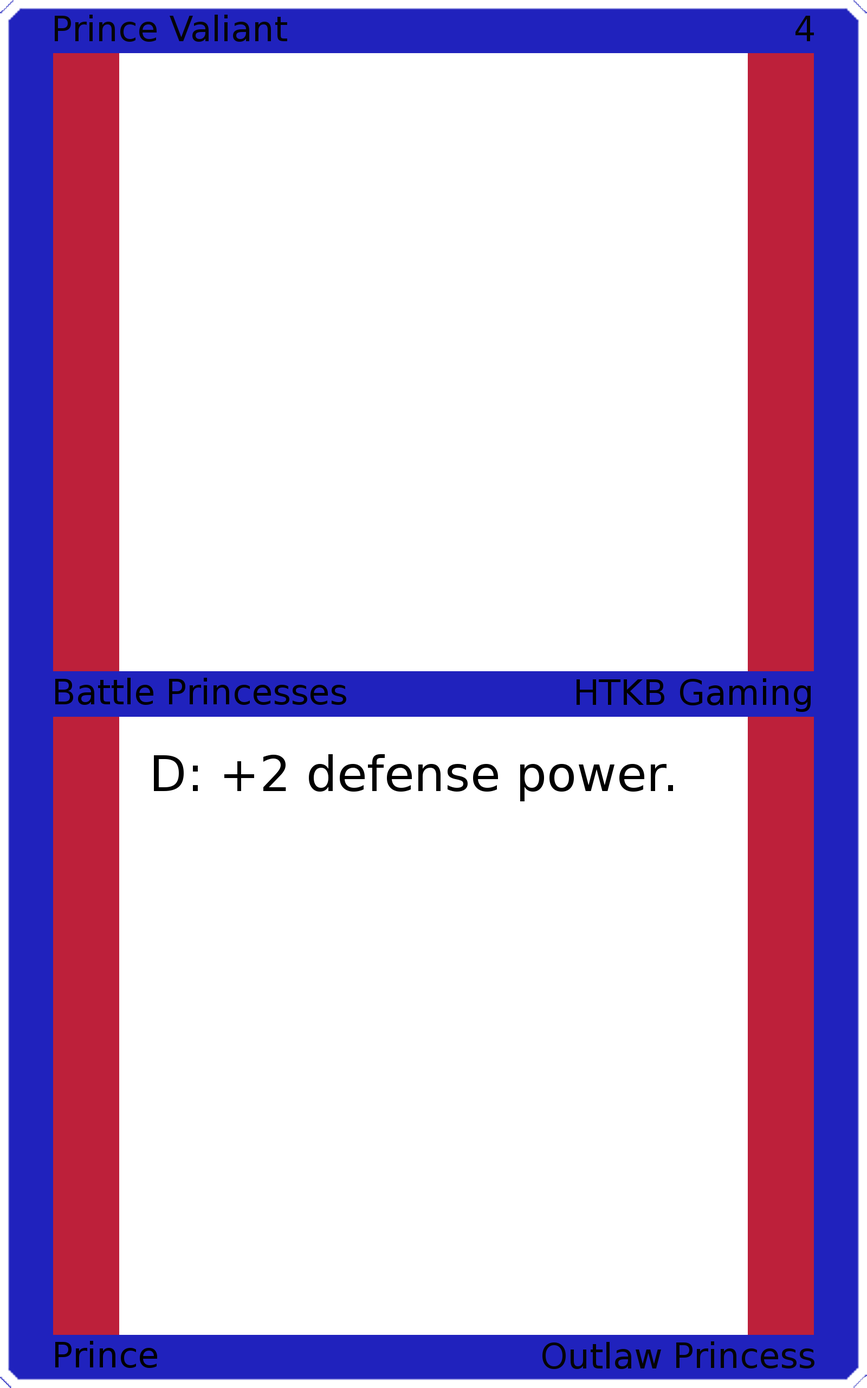
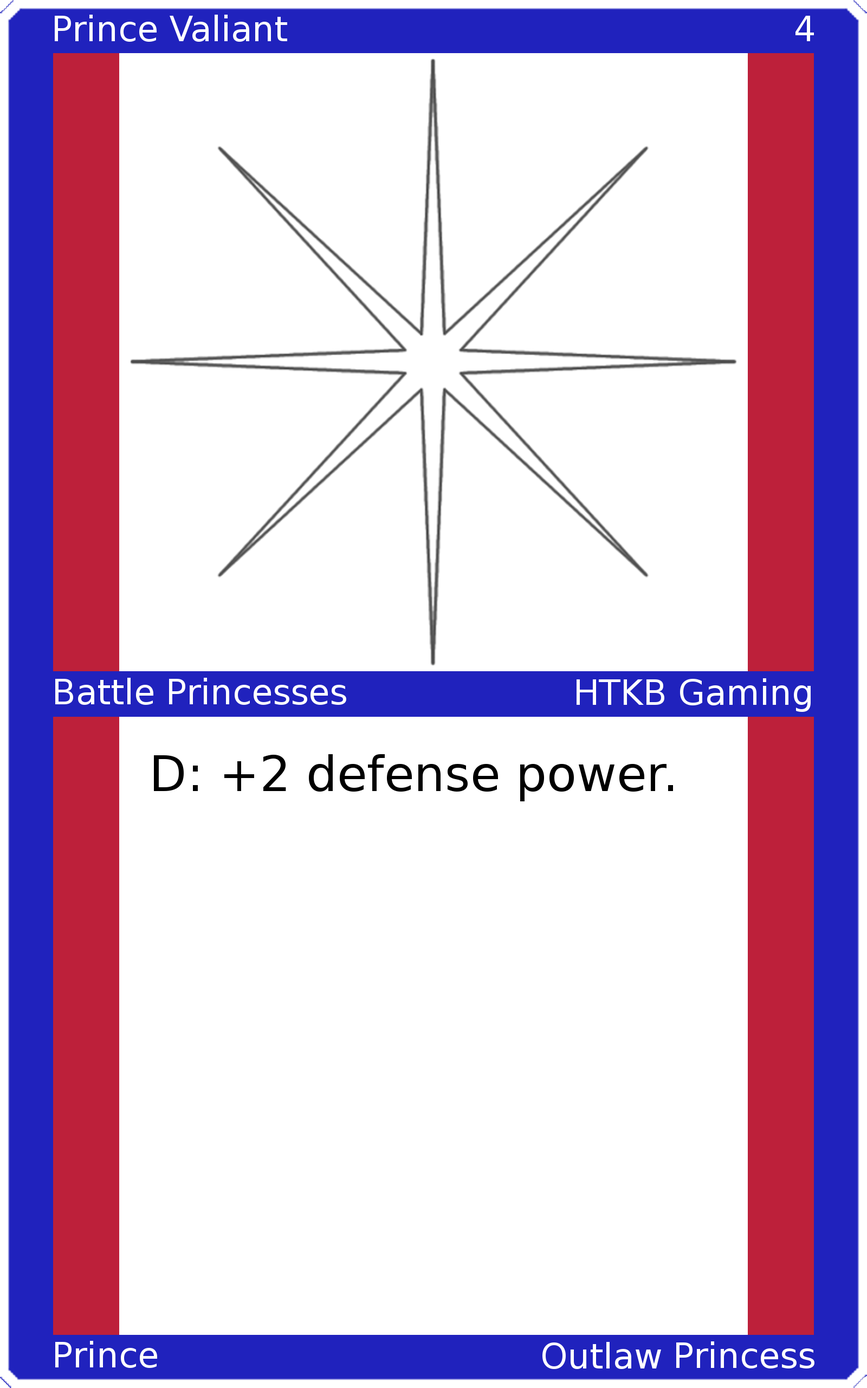
Two versions of the same layered image (w=867, h=1388). Layer-by-layer changes:
painted on "Upper Left" over [54, 14, 288, 42]
painted on "Upper Right" over [795, 15, 815, 42]
painted on "Mid Left" over [55, 677, 347, 705]
painted on "Mid Right" over [576, 678, 811, 712]
painted on "Bottom Left" over [55, 1340, 158, 1368]
painted on "Bottom Right" over [542, 1340, 815, 1369]
added layer "Art" above "Top Background" over [129, 57, 738, 666]
